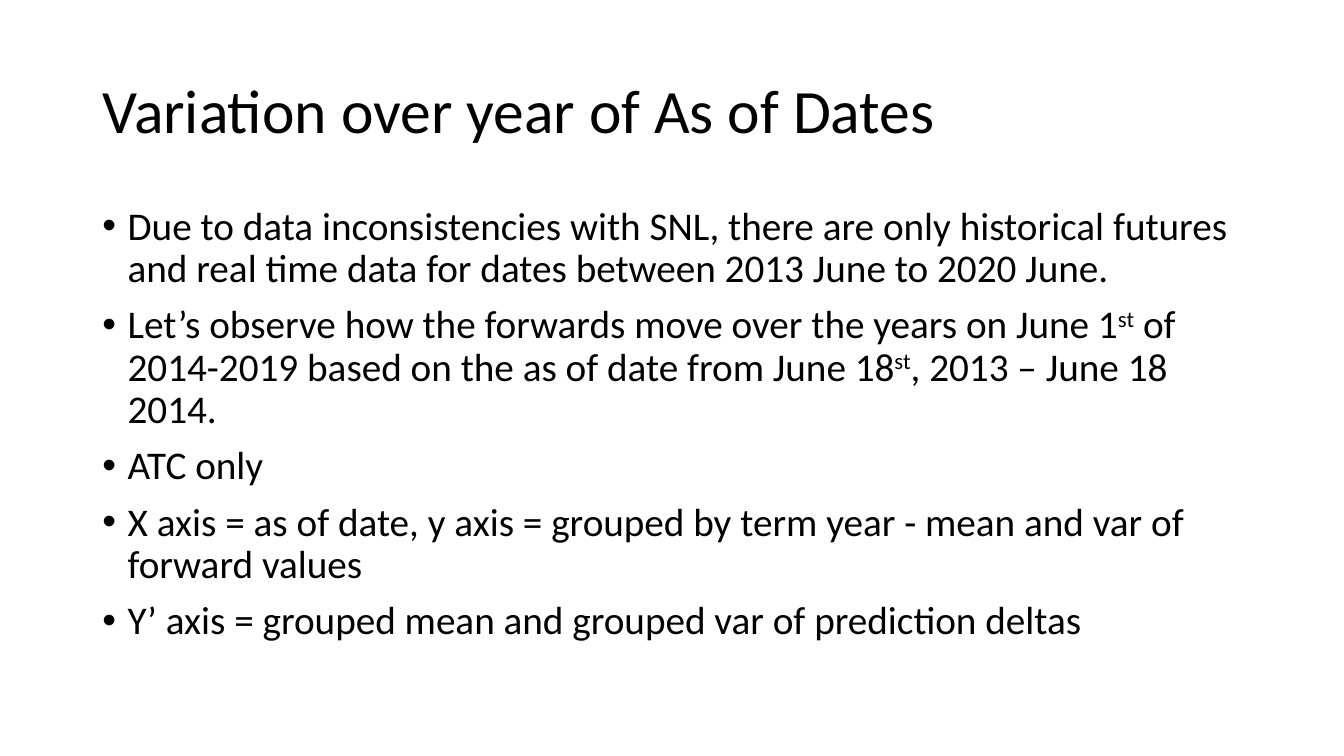
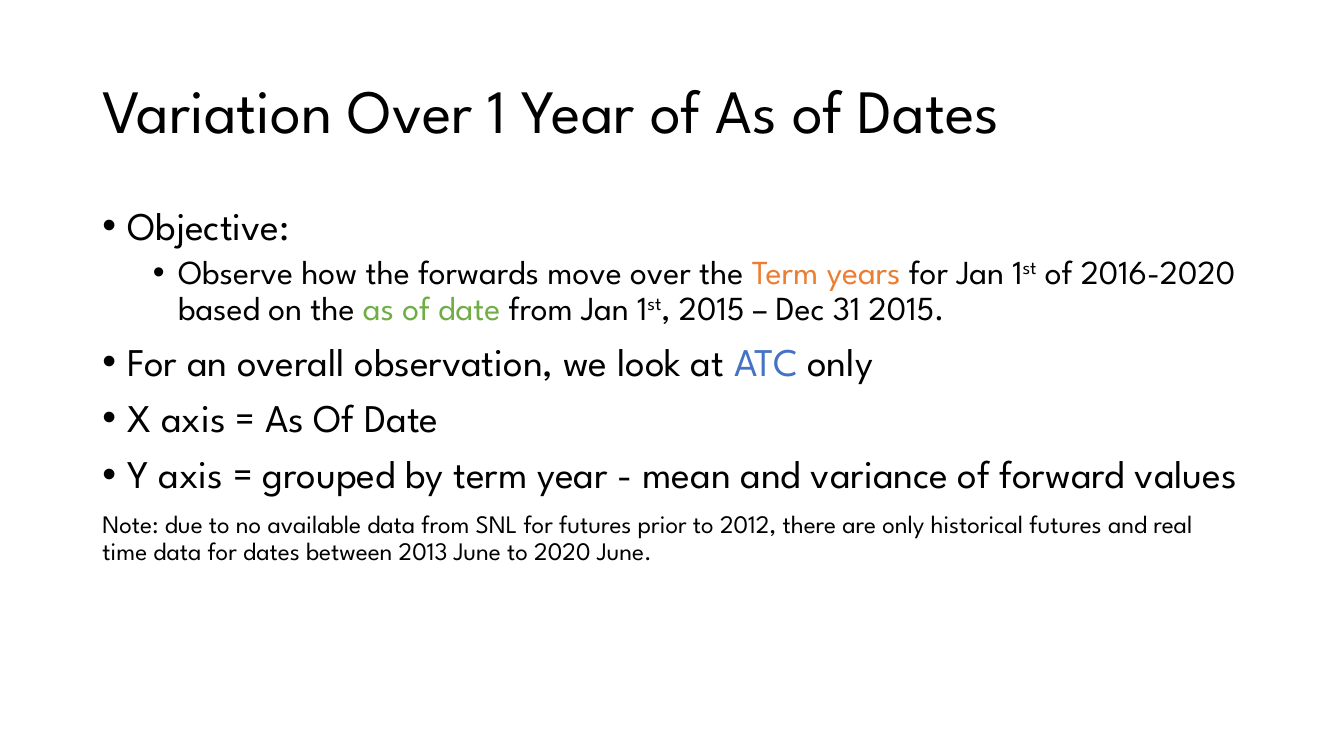
Before and after one commit to jiyoojeong/Nephila_Summer2020, a slide deck: slide 24 of renewables/ErcotForwards_Presentation.pptx (slide 22 before the commit). Drawn at 1344x756 pixels with LibreOffice and Linux fonts; fonts in the diff are those of the drawing. Boxes give left, top, right and bottom in pixels: in the first picture for what was removed or moved away, otherwise in the second. Text is boxed around its words. In the diff, an @@ line names an element or a change of style, - is before the commit and + after.

```diff
--- a/renewables/ErcotForwards_Presentation.pptx
+++ b/renewables/ErcotForwards_Presentation.pptx
@@ title at (x1=102, y1=90, x2=999, y2=134): text changed; font Calibri to League Spartan @@
-Variation over year of As of Dates
+Variation Over 1 Year of As of Dates
@@ text at (x1=102, y1=213, x2=1237, y2=561): text changed; size 28 to 18 pt; font Calibri to League Spartan @@
-• Due to data inconsistencies with SNL, there are only historical futures and real time data for dates between 2013 June to 2020 June.
-• Let’s observe how the forwards move over the years on June 1st of 2014-2019 based on the as of date from June 18st, 2013 – June 18 2014.
-• ATC only
-• X axis = as of date, y axis = grouped by term year - mean and var of forward values
-• Y’ axis = grouped mean and grouped var of prediction deltas
+• Objective:
+  • Observe how the forwards move over the Term years for Jan 1st of 2016-2020 based on the as of date from Jan 1st, 2015 – Dec 31 2015.
+• For an overall observation, we look at ATC only
+• X axis = As Of Date
+• Y axis = grouped by term year - mean and variance of forward values
+Note: due to no available data from SNL for futures prior to 2012, there are only historical futures and real time data for dates between 2013 June to 2020 June.
```
Also in this commit, not shown: 12 other slides changed, 20 slides added, 10 slides removed, 38 other files.
